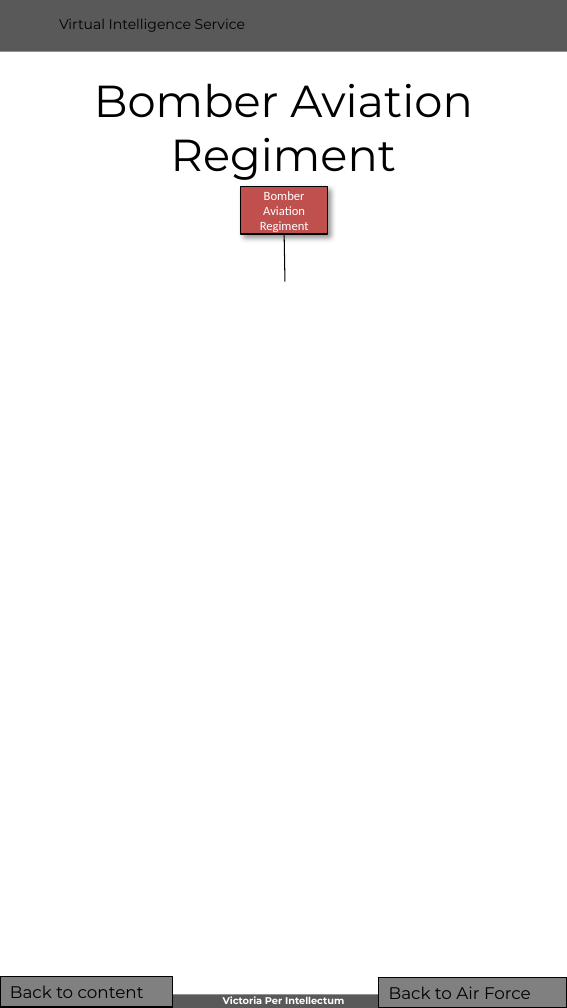
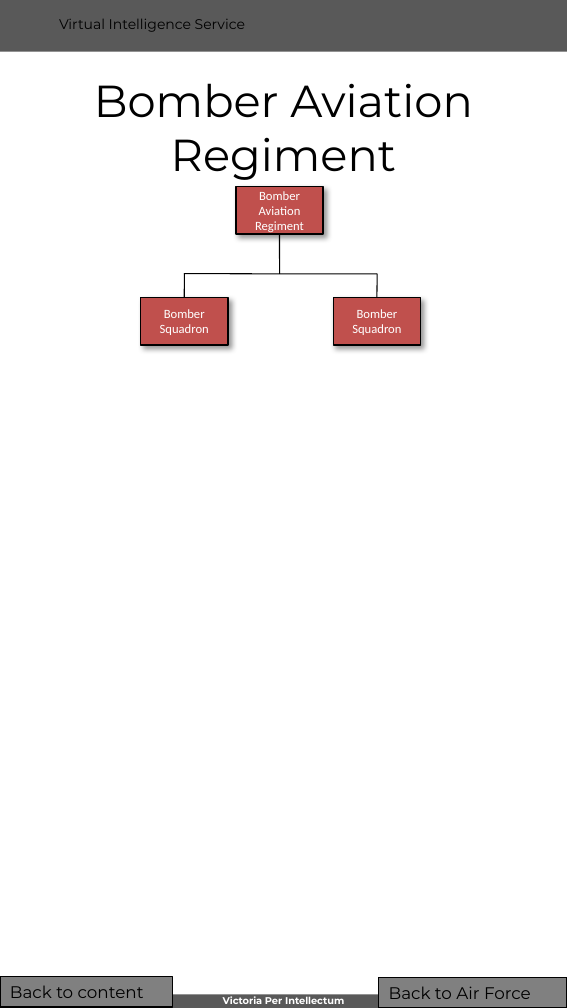
Before and after one commit to 132nd-vWing/VIS, a slide deck: slide 11 of BASIC/WIP/VIS Generic_Order_of_Battle - Air Forces.pptx (slide 8 before the commit). Drawn at 567x1008 pixels with LibreOffice and Linux fonts; fonts in the diff are those of the drawing; background and template pictures are left out. Boxes give left, top, right and bottom in pixels: in the first picture for what was removed or moved away, otherwise in the second. Text is boxed around its words. In the diff, an @@ line names an element or a change of style, - is before the commit and + after.

```diff
--- a/BASIC/WIP/VIS Generic_Order_of_Battle - Air Forces.pptx
+++ b/BASIC/WIP/VIS Generic_Order_of_Battle - Air Forces.pptx
@@ rectangle "Bomber Aviation Regiment" moved from (x1=241, y1=187, x2=329, y2=234) to (x1=236, y1=187, x2=324, y2=234) @@
@@ line moved from (285, 234) - (286, 282) to (279, 234) - (279, 274) @@
@@ rectangle added at (x1=141, y1=298, x2=229, y2=345), fill #C0504D, outline #000000 1 pt, 9 pt, text #FFFFFF @@
+Bomber
+Squadron
@@ line added from (184, 274) to (377, 274), #000000 0.75 pt @@
@@ line added from (185, 274) to (185, 298), #000000 0.75 pt @@
@@ rectangle added at (x1=334, y1=298, x2=422, y2=345), fill #C0504D, outline #000000 1 pt, 9 pt, text #FFFFFF @@
+Bomber
+Squadron
@@ line added from (377, 274) to (377, 298), #000000 0.75 pt @@
```
Also in this commit, not shown: 6 other slides changed, 4 slides added, 5 other files.
